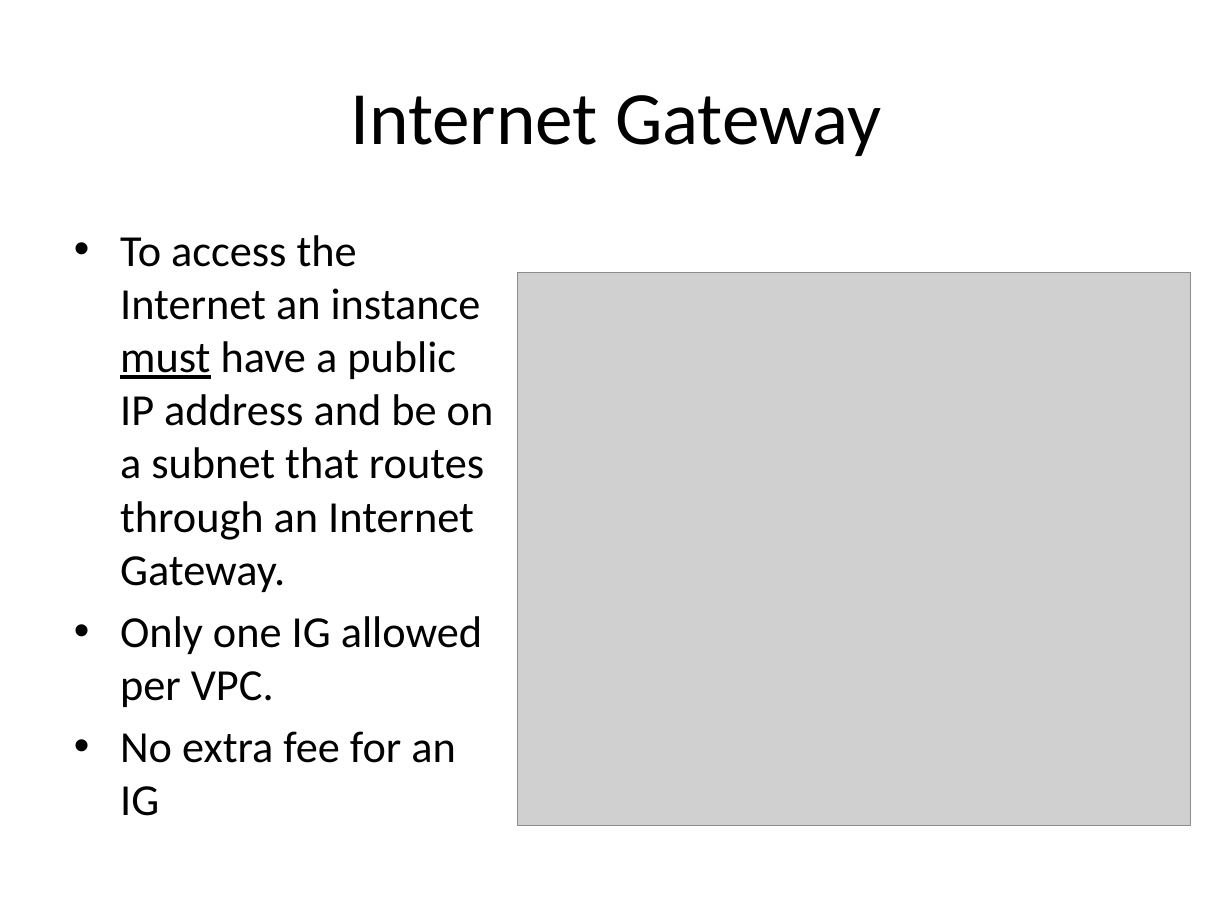
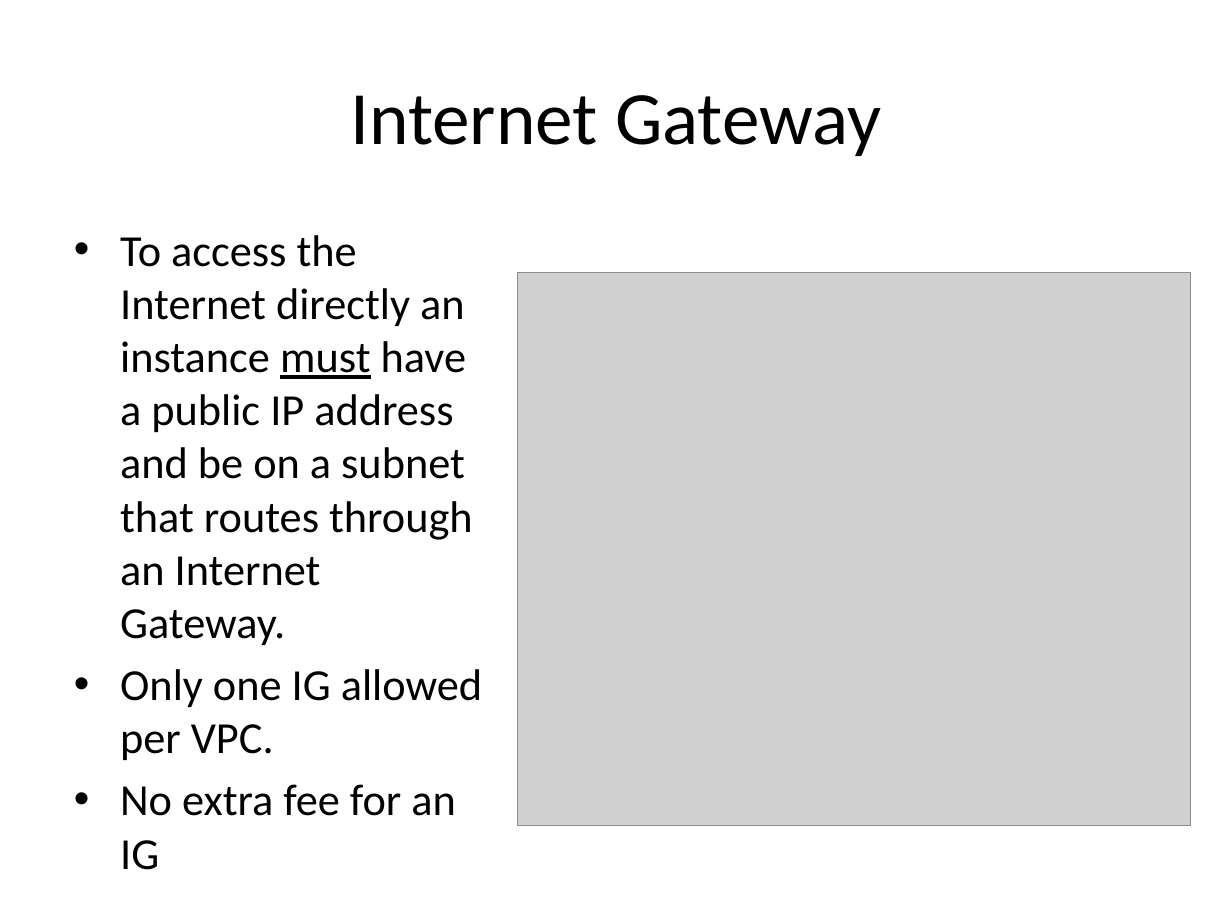
Before and after one commit to jasondbaker/infrastructure-class, a slide deck: slide 17 of infrastructure-week-5.pptx. Drawn at 1232x924 pixels with LibreOffice and Linux fonts; fonts in the diff are those of the drawing; grey boxes stand for pictures. Boxes give left, top, right and bottom in pixels: in the first picture for what was removed or moved away, otherwise in the second. Text is boxed around its words. In the diff, an @@ line names an element or a change of style, - is before the commit and + after.

```diff
--- a/infrastructure-week-5.pptx
+++ b/infrastructure-week-5.pptx
@@ text at [120,235,473,645]: text changed @@
-• To access the Internet an instance must have a public IP address and be on a subnet that routes through an Internet Gateway.
+• To access the Internet directly an instance must have a public IP address and be on a subnet that routes through an Internet Gateway.
```
Also in this commit, not shown: 2 other slides changed, 8 other files.
